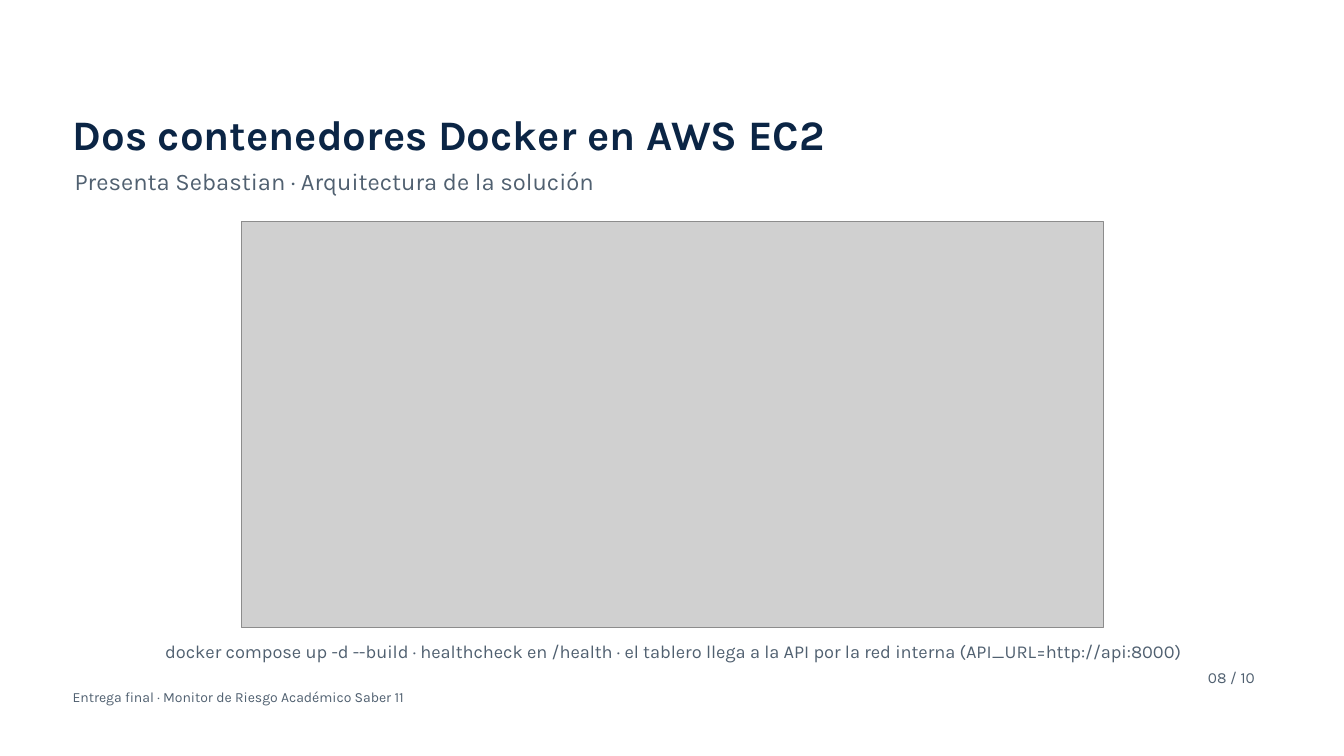
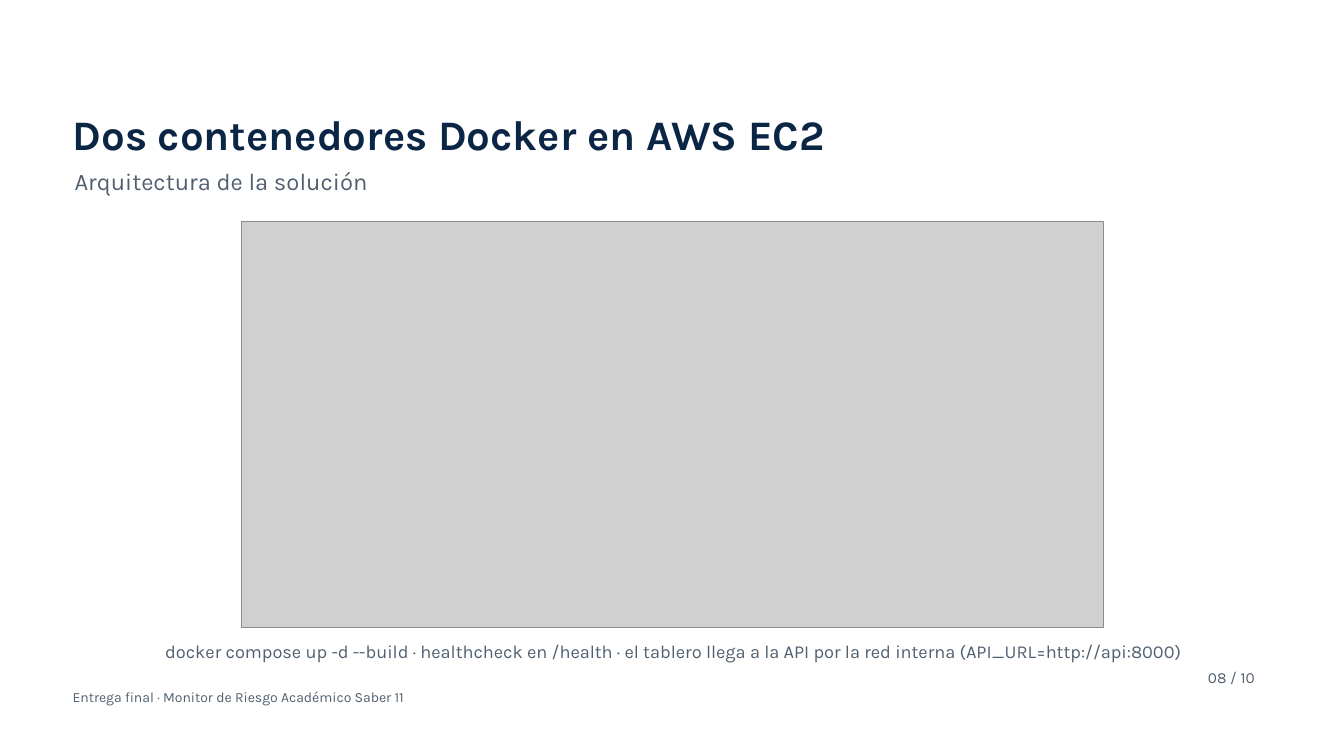
Before and after one commit to mateor0408-sys/proyecto-saber11-dsa, a slide deck: slide 8 of docs/video/presentacion_video.pptx. Drawn at 1344x756 pixels with LibreOffice and Linux fonts; fonts in the diff are those of the drawing; grey boxes stand for pictures; background and template pictures are left out. Boxes give left, top, right and bottom in pixels: in the first picture for what was removed or moved away, otherwise in the second. Text is boxed around its words. In the diff, an @@ line names an element or a change of style, - is before the commit and + after.

Commit message:
Presentación del video sin rótulos de presentador

```diff
--- a/docs/video/presentacion_video.pptx
+++ b/docs/video/presentacion_video.pptx
@@ text at (75, 172, 367, 196): text changed @@
-Presenta Sebastian · Arquitectura de la solución
+Arquitectura de la solución
```
Also in this commit, not shown: 8 other slides changed, 2 other files.
